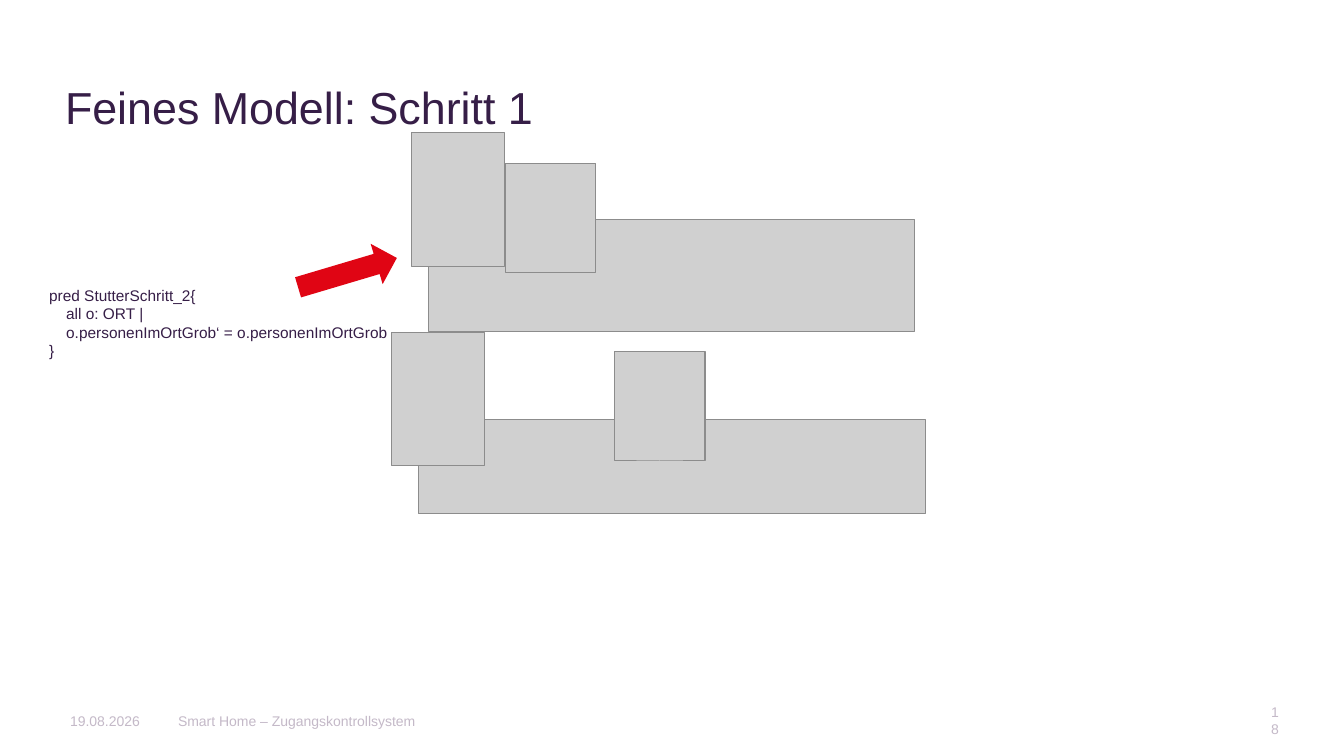
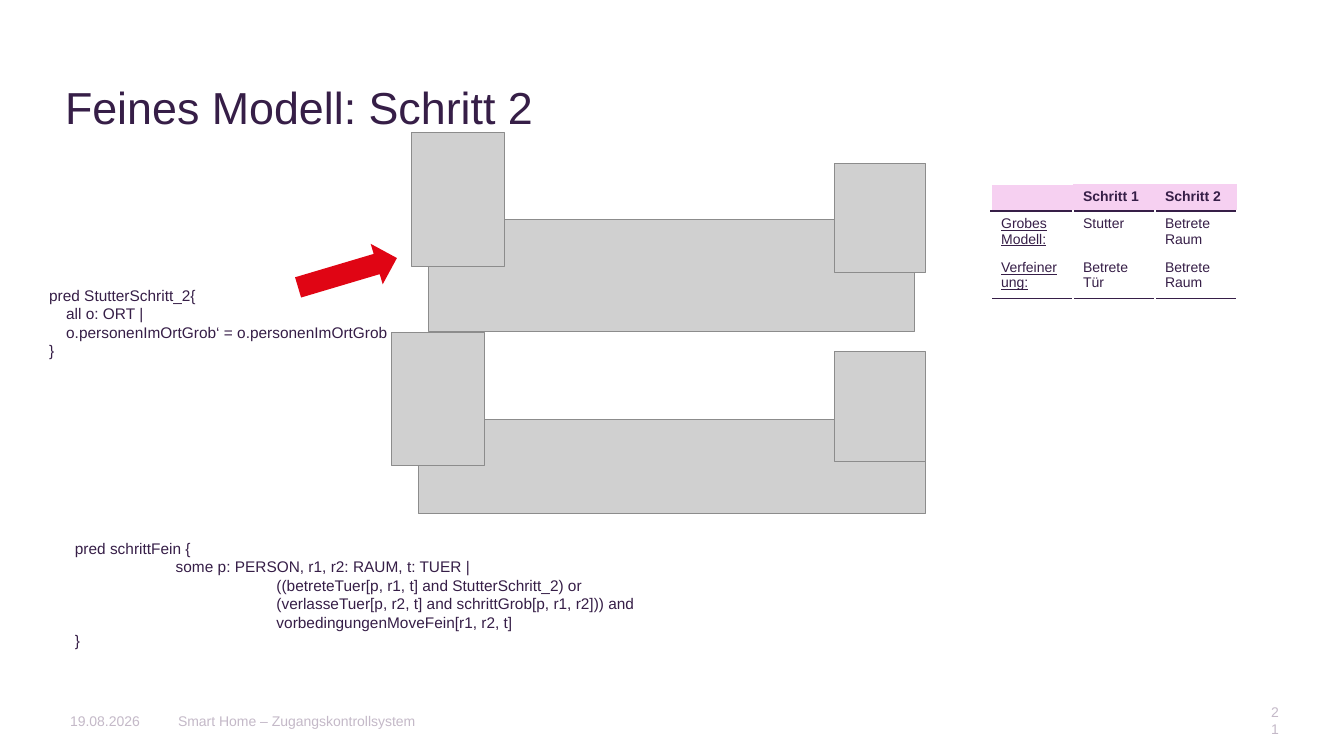
Before and after one commit to AnnaLiviaMartin/rs-smart-home, a slide deck: slide 21 of presentation/Smart_Home_Zugangskontrollsystem.pptx (slide 18 before the commit). Drawn at 1344x756 pixels with LibreOffice and Linux fonts; fonts in the diff are those of the drawing; grey boxes stand for pictures; background and template pictures are left out. Boxes give left, top, right and bottom in pixels: in the first picture for what was removed or moved away, otherwise in the second. Text is boxed around its words. In the diff, an @@ line names an element or a change of style, - is before the commit and + after.

```diff
--- a/presentation/Smart_Home_Zugangskontrollsystem.pptx
+++ b/presentation/Smart_Home_Zugangskontrollsystem.pptx
@@ title at (65,91,533,133): text changed @@
-Feines Modell: Schritt 1
+Feines Modell: Schritt 2
@@ picture: place and size @@
-picture at (505,163,596,273)
+picture at (835,163,926,273)
@@ table added at (991,185,1236,332), 4 rows, 3 columns @@
+ | Schritt 1 | Schritt 2
+Grobes Modell: | Stutter | Betrete Raum
+Verfeinerung: | Betrete Tür | Betrete Raum
+ |  | 
@@ picture: place and size @@
-picture at (614,352,705,462)
+picture at (835,352,926,462)
@@ text added at (75,543,634,631), 11 pt, text #361E47 @@
+pred schrittFein {
+some p: PERSON, r1, r2: RAUM, t: TUER |
+((betreteTuer[p, r1, t] and StutterSchritt_2) or
+(verlasseTuer[p, r2, t] and schrittGrob[p, r1, r2])) and
+vorbedingungenMoveFein[r1, r2, t]
+}
@@ page number at (1265,708,1285,735): text changed @@
-18
+21
```
Also in this commit, not shown: 19 other slides changed, 3 slides added.
